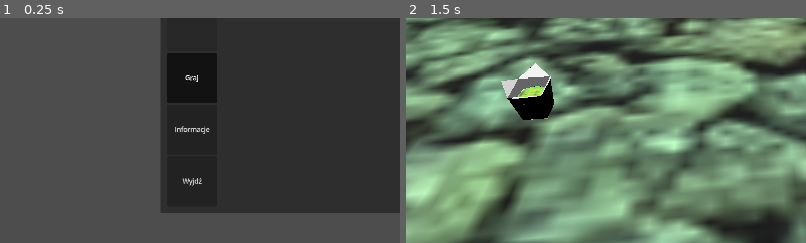
Above: before the commit, frames 1-2 (left to right).
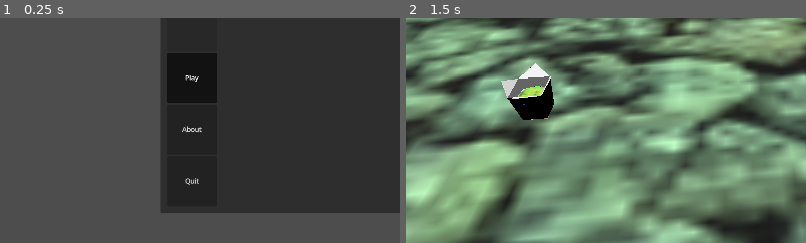
Above: after the commit, the same moments.

Repository: OLIWAPUNK/WSKAZEM
Game: Godot game, scene res://Scenes/UI/MainMenu.tscn
Same seed, same stepped clock (60 frames per second), same inputs: the game is played once before the commit and once after it.
Inputs:
- Up to frame 1 (0.25 s): no input
- Up to frame 2 (1.5 s): click "Informacje" (after the commit: "About") at 0.5 s; click "Graj" (after the commit: "Play") at 1.25 s
The pictures show only the part of the screen within x 0-50%, y 37-87%; the shares and areas given below are measured in that part.

The runs differ from the first frame. In frame 1, 0.3% of the frame differs, in the area x 43-53%, y 25-75%; in frame 2, nothing differs.

Commit message:
Imports, change labels to english, add check in modulation update

Diff:
--- a/Scenes/UI/DebugUI.tscn
+++ b/Scenes/UI/DebugUI.tscn
@@ -18,6 +18,9 @@
 grow_vertical = 2
 mouse_filter = 1
 
+[node name="DebugManager" type="Node" parent="." unique_id=1425962879]
+script = ExtResource("1_swdn5")
+
 [node name="PanelContainer" type="PanelContainer" parent="." unique_id=1005798799]
 layout_mode = 0
 offset_left = 12.0
@@ -28,6 +31,3 @@
 
 [node name="VBoxContainer" type="VBoxContainer" parent="PanelContainer" unique_id=1102839900]
 layout_mode = 2
-
-[node name="DebugManager" type="Node" parent="." unique_id=1425962879]
-script = ExtResource("1_swdn5")
--- a/Scenes/UI/GameUI.tscn
+++ b/Scenes/UI/GameUI.tscn
@@ -81,7 +81,7 @@
 custom_minimum_size = Vector2(100, 0)
 layout_mode = 2
 size_flags_horizontal = 4
-text = "CZYŚĆ"
+text = "Clear"
 
 [node name="PlayButtonContainer" type="MarginContainer" parent="CommunicationContainer/MarginContainer/VerticalContainer/ButtonContainer" unique_id=789656894]
 custom_minimum_size = Vector2(0, 50)
@@ -93,4 +93,4 @@
 custom_minimum_size = Vector2(100, 0)
 layout_mode = 2
 size_flags_horizontal = 4
-text = "GADAJ"
+text = "Talk"
--- a/Scenes/UI/MainMenu.tscn
+++ b/Scenes/UI/MainMenu.tscn
@@ -57,7 +57,7 @@
 layout_mode = 2
 size_flags_vertical = 3
 toggle_mode = true
-text = "Graj"
+text = "Play"
 
 [node name="AboutButton" type="Button" parent="PanelContainer/MarginContainer/HBoxContainer/VBoxContainer" unique_id=1681429625]
 unique_name_in_owner = true
@@ -65,15 +65,15 @@
 layout_mode = 2
 size_flags_vertical = 3
 toggle_mode = true
-text = "Informacje"
+text = "About
+"
 
 [node name="QuitButton" type="Button" parent="PanelContainer/MarginContainer/HBoxContainer/VBoxContainer" unique_id=999175053]
 unique_name_in_owner = true
 custom_minimum_size = Vector2(120, 120)
 layout_mode = 2
 size_flags_vertical = 3
-text = "Wyjdź
-"
+text = "Quit"
 
 [node name="VBoxContainer2" type="VBoxContainer" parent="PanelContainer/MarginContainer/HBoxContainer" unique_id=2097735701]
 layout_mode = 2
--- a/Scenes/UI/PauseMenu.tscn
+++ b/Scenes/UI/PauseMenu.tscn
@@ -67,21 +67,21 @@
 custom_minimum_size = Vector2(120, 120)
 layout_mode = 2
 size_flags_vertical = 3
-text = "Wznów"
+text = "Return"
 
 [node name="OptionsButton" type="Button" parent="PanelContainer/MarginContainer/HBoxContainer/VBoxContainer" unique_id=1681429625]
 custom_minimum_size = Vector2(120, 120)
 layout_mode = 2
 size_flags_vertical = 3
 theme_override_styles/normal = SubResource("StyleBoxFlat_n4i8v")
-text = "Opcje"
+text = "Settings"
 
 [node name="SaveAndQuitButton" type="Button" parent="PanelContainer/MarginContainer/HBoxContainer/VBoxContainer" unique_id=1374788939]
 unique_name_in_owner = true
 custom_minimum_size = Vector2(120, 120)
 layout_mode = 2
 size_flags_vertical = 3
-text = "Zapisz i wyjdź"
+text = "Save & Quit"
 
 [node name="EmptyButton" type="Button" parent="PanelContainer/MarginContainer/HBoxContainer/VBoxContainer" unique_id=994396940]
 custom_minimum_size = Vector2(120, 120)
--- a/Scripts/UI/PauseMenu.gd
+++ b/Scripts/UI/PauseMenu.gd
@@ -22,8 +22,9 @@
 	save_and_quit_button.connect("pressed", _on_save_and_quit_pressed)
 
 func _process(delta: float) -> void:
-	modulate = lerp(modulate, target_modulate, delta * 5)
-	if back_panel:
+	if modulate != target_modulate:
+		modulate = lerp(modulate, target_modulate, delta * 5)
+	if back_panel and back_panel.modulate != back_panel_target_modulate:
 		back_panel.modulate = lerp(back_panel.modulate, back_panel_target_modulate, delta * 5)
 
 func _on_resume_mouse_entered():
Not shown, added: assets/models/actually_nerd_emoji_door_key_texture.png.import
Not shown, added: assets/models/junk pile.blend.import
Not shown, added: assets/models/radio.blend.import
Not shown, added: assets/models/radio_texture_0.png.import
Not shown, added: assets/models/ring.blend.import
